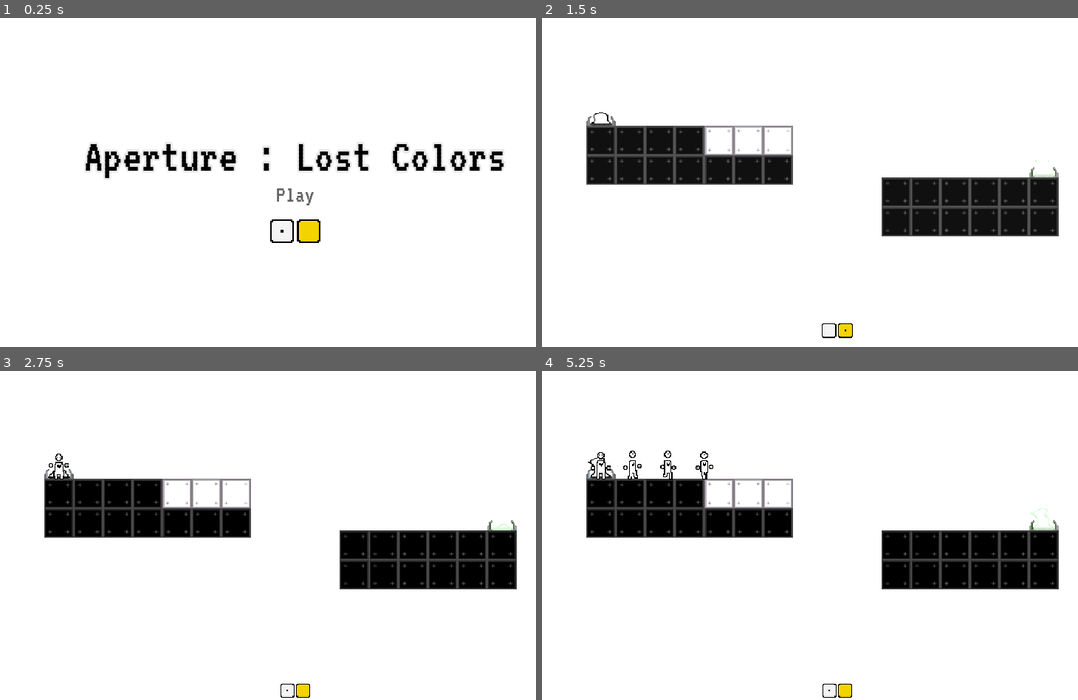
Above: before the commit, frames 1-4 (two rows, left to right).
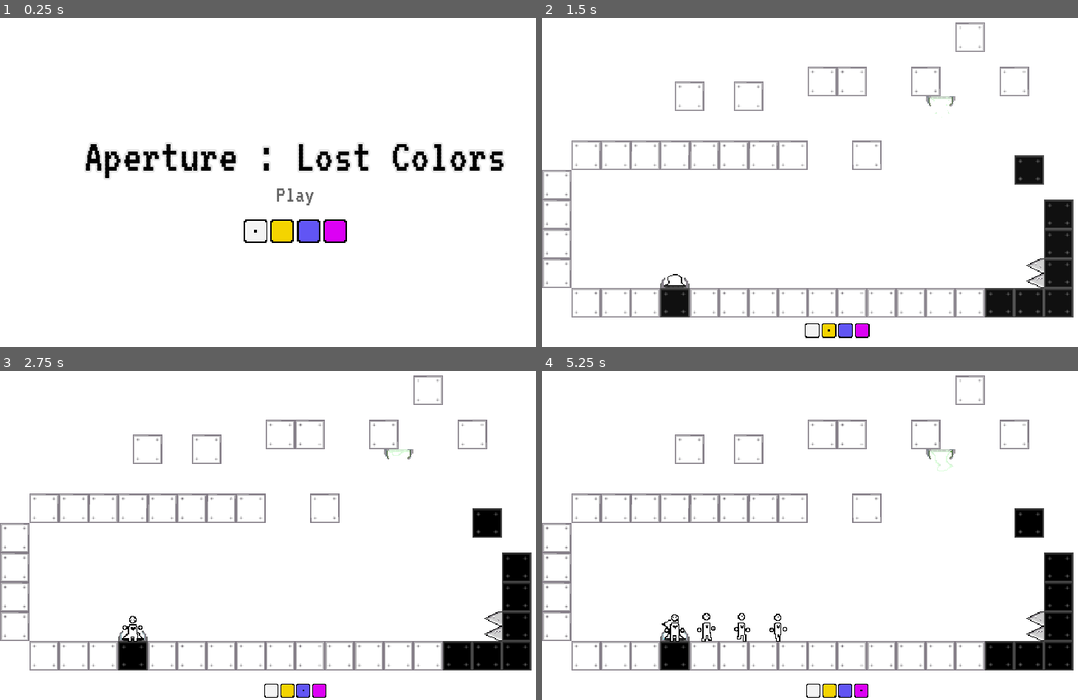
Above: after the commit, the same moments.

Repository: Z-Map/shootingstar
Game: Godot game, scene res://Menu.tscn
The game is run twice, just before and just after one commit, with the same random seed, the same clock (stepped at 60 frames per second) and the same inputs.
Inputs (mouse positions are in pixels of both pictures, inside the frame that each line leads up to; where the layout moved, square brackets give the same spot in the first picture):
- Up to frame 1 (0.25 s): no input
- Up to frame 2 (1.5 s): click "Play" at 0.5 s; click (826, 304) [847, 304] at 1.25 s
- Up to frame 3 (2.75 s): click (305, 690) [289, 690] at 2 s
- Up to frame 4 (5.25 s): click (863, 690) [847, 690] at 2.75 s; click (831, 690) at 3.5 s; click (847, 690) at 4.25 s; click (863, 690) [831, 690] at 5 s

The runs differ from the first frame. In frame 1, 0.8% of the frame differs, in the area x 45-65%, y 61-69%; in frame 2, 19%; in frame 3, 19%; in frame 4, 20%, in the area x 0-100%, y 1-100%.

Commit message:
Update WIP

Diff:
--- a/elements/white_tile.tscn
+++ b/elements/white_tile.tscn
@@ -54,7 +54,7 @@
 extents = Vector2( 15.5, 6 )
 
 [sub_resource type="RectangleShape2D" id=4]
-extents = Vector2( 8, 16 )
+extents = Vector2( 10, 16 )
 
 [node name="WhiteTile" type="StaticBody2D"]
 input_pickable = true
--- a/levels/Testlevel.tscn
+++ b/levels/Testlevel.tscn
@@ -1,10 +1,11 @@
-[gd_scene load_steps=6 format=2]
+[gd_scene load_steps=7 format=2]
 
 [ext_resource path="res://elements/SpawnPoint.tscn" type="PackedScene" id=1]
 [ext_resource path="res://elements/ExitPoint.tscn" type="PackedScene" id=2]
 [ext_resource path="res://elements/white_tile.tscn" type="PackedScene" id=3]
 [ext_resource path="res://elements/black_tile.tscn" type="PackedScene" id=4]
-[ext_resource path="res://elements/DeadTrigger.tscn" type="PackedScene" id=5]
+[ext_resource path="res://elements/spike_tile.tscn" type="PackedScene" id=5]
+[ext_resource path="res://elements/DeadTrigger.tscn" type="PackedScene" id=6]
 
 [node name="tuto1" type="Node2D"]
 
@@ -24,245 +25,150 @@
 
 [node name="WhiteTile" parent="Level" instance=ExtResource( 3 )]
 position = Vector2( 176, 336 )
-min_anim_time = 1.0
-max_anim_time = 5.0
-current_paint = 0
 
 [node name="WhiteTile27" parent="Level" instance=ExtResource( 3 )]
 position = Vector2( 16, 304 )
 rotation = 1.5708
-min_anim_time = 1.0
-max_anim_time = 5.0
-current_paint = 0
 
 [node name="WhiteTile29" parent="Level" instance=ExtResource( 3 )]
 position = Vector2( 16, 272 )
 rotation = 1.5708
-min_anim_time = 1.0
-max_anim_time = 5.0
-current_paint = 0
 
 [node name="WhiteTile30" parent="Level" instance=ExtResource( 3 )]
 position = Vector2( 16, 240 )
 rotation = 1.5708
-min_anim_time = 1.0
-max_anim_time = 5.0
-current_paint = 0
 
 [node name="WhiteTile33" parent="Level" instance=ExtResource( 3 )]
 position = Vector2( 16, 208 )
 rotation = 1.5708
-min_anim_time = 1.0
-max_anim_time = 5.0
-current_paint = 0
 
 [node name="WhiteTile15" parent="Level" instance=ExtResource( 3 )]
 position = Vector2( 224, 112 )
 rotation = -3.14159
-min_anim_time = 1.0
-max_anim_time = 5.0
-current_paint = 0
 
 [node name="WhiteTile2" parent="Level" instance=ExtResource( 3 )]
 position = Vector2( 208, 336 )
-min_anim_time = 1.0
-max_anim_time = 5.0
-current_paint = 0
 
 [node name="WhiteTile23" parent="Level" instance=ExtResource( 3 )]
 position = Vector2( 48, 336 )
-min_anim_time = 1.0
-max_anim_time = 5.0
-current_paint = 0
 
 [node name="WhiteTile13" parent="Level" instance=ExtResource( 3 )]
 position = Vector2( 272, 176 )
 rotation = -3.14159
-min_anim_time = 1.0
-max_anim_time = 5.0
-current_paint = 0
 
 [node name="WhiteTile3" parent="Level" instance=ExtResource( 3 )]
 position = Vector2( 240, 336 )
-min_anim_time = 1.0
-max_anim_time = 5.0
-current_paint = 0
 
 [node name="WhiteTile28" parent="Level" instance=ExtResource( 3 )]
 position = Vector2( 80, 336 )
-min_anim_time = 1.0
-max_anim_time = 5.0
-current_paint = 0
 
 [node name="WhiteTile16" parent="Level" instance=ExtResource( 3 )]
-position = Vector2( 304, 272 )
+position = Vector2( 416, 96 )
 rotation = -1.5708
-min_anim_time = 1.0
-max_anim_time = 5.0
-current_paint = 0
 
 [node name="WhiteTile31" parent="Level" instance=ExtResource( 3 )]
-position = Vector2( 304, 304 )
+position = Vector2( 352, 176 )
 rotation = -1.5708
-min_anim_time = 1.0
-max_anim_time = 5.0
-current_paint = 0
 
 [node name="WhiteTile21" parent="Level" instance=ExtResource( 3 )]
-position = Vector2( 304, 240 )
+position = Vector2( 464, 48 )
 rotation = -1.5708
-min_anim_time = 1.0
-max_anim_time = 5.0
-current_paint = 0
 
 [node name="WhiteTile32" parent="Level" instance=ExtResource( 3 )]
-position = Vector2( 304, 208 )
+position = Vector2( 512, 96 )
 rotation = -1.5708
-min_anim_time = 1.0
-max_anim_time = 5.0
-current_paint = 0
 
 [node name="WhiteTile17" parent="Level" instance=ExtResource( 3 )]
 position = Vector2( 80, 176 )
 rotation = -3.14159
-min_anim_time = 1.0
-max_anim_time = 5.0
-current_paint = 0
 
 [node name="WhiteTile4" parent="Level" instance=ExtResource( 3 )]
 position = Vector2( 272, 336 )
-min_anim_time = 1.0
-max_anim_time = 5.0
-current_paint = 0
 
 [node name="WhiteTile25" parent="Level" instance=ExtResource( 3 )]
 position = Vector2( 112, 336 )
-min_anim_time = 1.0
-max_anim_time = 5.0
-current_paint = 0
 
 [node name="WhiteTile14" parent="Level" instance=ExtResource( 3 )]
 position = Vector2( 304, 96 )
 rotation = -3.14159
-min_anim_time = 1.0
-max_anim_time = 5.0
-current_paint = 0
 
 [node name="WhiteTile18" parent="Level" instance=ExtResource( 3 )]
 position = Vector2( 112, 176 )
 rotation = -3.14159
-min_anim_time = 1.0
-max_anim_time = 5.0
-current_paint = 0
 
 [node name="WhiteTile5" parent="Level" instance=ExtResource( 3 )]
 position = Vector2( 304, 336 )
-min_anim_time = 1.0
-max_anim_time = 5.0
-current_paint = 0
 
 [node name="WhiteTile26" parent="Level" instance=ExtResource( 3 )]
-position = Vector2( 384, 176 )
-min_anim_time = 1.0
-max_anim_time = 5.0
-current_paint = 0
+position = Vector2( 432, 336 )
 
 [node name="WhiteTile12" parent="Level" instance=ExtResource( 3 )]
 position = Vector2( 336, 96 )
 rotation = -3.14159
-min_anim_time = 1.0
-max_anim_time = 5.0
-current_paint = 0
 
 [node name="WhiteTile19" parent="Level" instance=ExtResource( 3 )]
 position = Vector2( 48, 176 )
 rotation = -3.14159
-min_anim_time = 1.0
-max_anim_time = 5.0
-current_paint = 0
 
 [node name="WhiteTile6" parent="Level" instance=ExtResource( 3 )]
 position = Vector2( 336, 336 )
-min_anim_time = 1.0
-max_anim_time = 5.0
-current_paint = 0
 
 [node name="WhiteTile24" parent="Level" instance=ExtResource( 3 )]
-position = Vector2( 416, 176 )
-min_anim_time = 1.0
-max_anim_time = 5.0
-current_paint = 0
+position = Vector2( 400, 336 )
 
 [node name="WhiteTile7" parent="Level" instance=ExtResource( 3 )]
 position = Vector2( 368, 336 )
-min_anim_time = 1.0
-max_anim_time = 5.0
-current_paint = 0
 
 [node name="WhiteTile22" parent="Level" instance=ExtResource( 3 )]
-position = Vector2( 448, 176 )
-min_anim_time = 1.0
-max_anim_time = 5.0
-current_paint = 0
+position = Vector2( 464, 336 )
 
 [node name="WhiteTile8" parent="Level" instance=ExtResource( 3 )]
 position = Vector2( 176, 176 )
 rotation = -3.14159
-min_anim_time = 1.0
-max_anim_time = 5.0
-current_paint = 0
 
 [node name="WhiteTile9" parent="Level" instance=ExtResource( 3 )]
 position = Vector2( 208, 176 )
 rotation = -3.14159
-min_anim_time = 1.0
-max_anim_time = 5.0
-current_paint = 0
 
 [node name="WhiteTile10" parent="Level" instance=ExtResource( 3 )]
 position = Vector2( 144, 176 )
 rotation = -3.14159
-min_anim_time = 1.0
-max_anim_time = 5.0
-current_paint = 0
 
 [node name="WhiteTile20" parent="Level" instance=ExtResource( 3 )]
 position = Vector2( 240, 176 )
 rotation = -3.14159
-min_anim_time = 1.0
-max_anim_time = 5.0
-current_paint = 0
 
 [node name="WhiteTile11" parent="Level" instance=ExtResource( 3 )]
 position = Vector2( 160, 112 )
 rotation = -3.14159
-min_anim_time = 1.0
-max_anim_time = 5.0
-current_paint = 0
 
 [node name="BlackTile" parent="Level" instance=ExtResource( 4 )]
 position = Vector2( 144, 336 )
 
 [node name="BlackTile3" parent="Level" instance=ExtResource( 4 )]
-position = Vector2( 512, 288 )
+position = Vector2( 560, 272 )
 
 [node name="BlackTile5" parent="Level" instance=ExtResource( 4 )]
-position = Vector2( 480, 320 )
+position = Vector2( 496, 336 )
 
 [node name="BlackTile8" parent="Level" instance=ExtResource( 4 )]
-position = Vector2( 512, 320 )
+position = Vector2( 528, 336 )
 
 [node name="BlackTile7" parent="Level" instance=ExtResource( 4 )]
 position = Vector2( 528, 192 )
 
 [node name="BlackTile2" parent="Level" instance=ExtResource( 4 )]
-position = Vector2( 464, 272 )
+position = Vector2( 560, 336 )
 
 [node name="BlackTile4" parent="Level" instance=ExtResource( 4 )]
-position = Vector2( 512, 256 )
+position = Vector2( 560, 240 )
 
 [node name="BlackTile6" parent="Level" instance=ExtResource( 4 )]
-position = Vector2( 464, 208 )
+position = Vector2( 560, 304 )
 
-[node name="DeadTrigger" parent="." instance=ExtResource( 5 )]
+[node name="SpikeTile" parent="Level/BlackTile6" instance=ExtResource( 5 )]
+position = Vector2( -32, 0 )
+rotation = -1.5708
+
+[node name="DeadTrigger" parent="." instance=ExtResource( 6 )]
 scale = Vector2( 0.5, 0.5 )
--- a/levels/lvl6.tscn
+++ b/levels/lvl6.tscn
@@ -23,12 +23,15 @@
 
 [node name="WhiteTile11" parent="Level" instance=ExtResource( 3 )]
 position = Vector2( 176, 144 )
+rotation = 1.5708
 
 [node name="WhiteTile12" parent="Level" instance=ExtResource( 3 )]
 position = Vector2( 400, 336 )
+rotation = -1.5708
 
 [node name="WhiteTile13" parent="Level" instance=ExtResource( 3 )]
 position = Vector2( 368, 112 )
+rotation = 3.14159
 
 [node name="WhiteTile14" parent="Level" instance=ExtResource( 3 )]
 position = Vector2( 208, 272 )
--- a/levels/lvl7.tscn
+++ b/levels/lvl7.tscn
@@ -16,39 +16,24 @@
 [node name="SpawnPoint" parent="." instance=ExtResource( 1 )]
 position = Vector2( 16, 256 )
 
-[node name="SpawnPoint2" parent="." instance=ExtResource( 1 )]
-position = Vector2( 16, 256 )
-
 [node name="ExitPoint" parent="." instance=ExtResource( 2 )]
-position = Vector2( 512, 128 )
+position = Vector2( 496, 128 )
 rotation = -3.14159
 
 [node name="Level" type="Node2D" parent="."]
 
 [node name="WhiteTile12" parent="Level" instance=ExtResource( 3 )]
 position = Vector2( 112, 288 )
-min_anim_time = 1.0
-max_anim_time = 5.0
-current_paint = 0
 
 [node name="WhiteTile14" parent="Level" instance=ExtResource( 3 )]
 position = Vector2( 352, 272 )
-min_anim_time = 1.0
-max_anim_time = 5.0
-current_paint = 0
 
 [node name="WhiteTile15" parent="Level" instance=ExtResource( 3 )]
 position = Vector2( 416, 272 )
-min_anim_time = 1.0
-max_anim_time = 5.0
-current_paint = 0
 
 [node name="WhiteTile13" parent="Level" instance=ExtResource( 3 )]
 position = Vector2( 208, 128 )
 rotation = -1.5708
-min_anim_time = 1.0
-max_anim_time = 5.0
-current_paint = 0
 
 [node name="BlackTile2" parent="Level" instance=ExtResource( 4 )]
 position = Vector2( 16, 288 )
@@ -87,7 +72,7 @@
 position = Vector2( 480, 272 )
 
 [node name="BlackTile32" parent="Level" instance=ExtResource( 4 )]
-position = Vector2( 320, 208 )
+position = Vector2( 320, 192 )
 
 [node name="BlackTile38" parent="Level" instance=ExtResource( 4 )]
 position = Vector2( 448, 272 )
@@ -105,7 +90,7 @@
 position = Vector2( 320, 272 )
 
 [node name="BlackTile37" parent="Level" instance=ExtResource( 4 )]
-position = Vector2( 480, 96 )
+position = Vector2( 464, 96 )
 
 [node name="BlackTile13" parent="Level" instance=ExtResource( 4 )]
 position = Vector2( 208, 224 )
@@ -117,7 +102,7 @@
 position = Vector2( 320, 304 )
 
 [node name="BlackTile35" parent="Level" instance=ExtResource( 4 )]
-position = Vector2( 512, 96 )
+position = Vector2( 496, 96 )
 
 [node name="BlackTile14" parent="Level" instance=ExtResource( 4 )]
 position = Vector2( 208, 256 )
@@ -129,7 +114,7 @@
 position = Vector2( 320, 336 )
 
 [node name="BlackTile36" parent="Level" instance=ExtResource( 4 )]
-position = Vector2( 448, 96 )
+position = Vector2( 432, 96 )
 
 [node name="BlackTile15" parent="Level" instance=ExtResource( 4 )]
 position = Vector2( 224, 368 )
@@ -144,7 +129,7 @@
 position = Vector2( 544, 272 )
 
 [node name="BlackTile39" parent="Level" instance=ExtResource( 4 )]
-position = Vector2( 384, 208 )
+position = Vector2( 384, 192 )
 
 [node name="BlackTile34" parent="Level" instance=ExtResource( 4 )]
 position = Vector2( 384, 272 )
@@ -159,7 +144,7 @@
 position = Vector2( 512, 272 )
 
 [node name="BlackTile31" parent="Level" instance=ExtResource( 4 )]
-position = Vector2( 352, 208 )
+position = Vector2( 352, 192 )
 
 [node name="BlackTile10" parent="Level" instance=ExtResource( 4 )]
 position = Vector2( 208, 96 )
--- a/levels/lvl9.tscn
+++ b/levels/lvl9.tscn
@@ -14,9 +14,6 @@
 zoom = Vector2( 0.4, 0.4 )
 
 [node name="SpawnPoint" parent="." instance=ExtResource( 1 )]
-position = Vector2( 128, 336 )
-
-[node name="SpawnPoint2" parent="." instance=ExtResource( 1 )]
 position = Vector2( 128, 336 )
 
 [node name="ExitPoint" parent="." instance=ExtResource( 2 )]
--- a/scripts/Character.gd
+++ b/scripts/Character.gd
@@ -12,6 +12,7 @@
 export (float) var speed_modif: float = 0.05
 export (float) var flash_speed: float = 5.0
 
+export (Color) var flash_color: Color = Color.orange
 
 export (int) var anim_idle_start: int = 0
 export (int) var anim_idle_end: int = 4
@@ -139,23 +140,25 @@
 			touch_paint = true
 	if not touch_paint:
 		last_jump_bloc = 0
+	return bump
 
 func _physics_process(delta):
 	if dead or go_to_heaven:
 		return
 	if flash:
-		speed_mult += ((flash_speed - speed_mult) / 2) * delta
+		speed_mult = clamp(speed_mult + (flash_speed * delta), 1.0, flash_speed)
 	elif speed_mult > 1.0:
-		speed_mult = clamp(speed_mult - speed_modif, 1.0, flash_speed)
-	inertia += gravity_dir * gravity_force * delta
-	if speed_mult > 1.0:
-		speed_mult = clamp(speed_mult - speed_modif, 1.0, .0)
+		speed_mult = clamp(speed_mult - (flash_speed * delta), 1.0, flash_speed)
 	if walking:
 		target_velocity = direction * walk_speed * speed_mult
+		var dif = target_velocity.length() - inertia.length()
+		if dif > 0:
+			inertia += target_velocity * (dif / target_velocity.length())
+		elif dif < 0:
+			inertia -= (inertia * (abs(dif) / inertia.length())) * delta * speed_mult
 	else:
 		target_velocity = Vector2(0,0)
-	if (inertia * direction.abs()).length() < target_velocity.length():
-		inertia += target_velocity
+	inertia += gravity_dir * gravity_force * delta
 	var snap = gravity_dir
 	velocity = move_and_slide_with_snap(inertia, snap, -gravity_dir)
 	var bump = process_collision()
@@ -178,6 +181,10 @@
 
 # Called every frame. 'delta' is the elapsed time since the previous frame.
 func _process(delta):
+	if flash:
+		$CharSprite.modulate = flash_color
+	else:
+		$CharSprite.modulate = Color.white
 	transition += delta
 	if go_to_heaven:
 		$CharSprite.global_transform.origin.y -= 32 * delta
@@ -206,13 +213,16 @@
 	$CharSprite.scale.y = -$CharSprite.scale.y
 	gravity = gravity_dir
 
-func change_gravity(surface_vec:Vector2):
+func change_gravity(surface_vec:Vector2, bloc_id: int):
+	if bloc_id == last_gravity_bloc:
+		return false
+	last_gravity_bloc = bloc_id
 	if abs(surface_vec.x) > 0.01:
 		if gravity_x:
 			invert_gravity()
 		else:
 			gravity_x = true
-			direction = Vector2(0.0, direction.x * gravity_dir.y * -surface_vec.x)
+			direction = Vector2(0.0, gravity_dir.y * -surface_vec.x)
 			gravity_dir = Vector2(-surface_vec.x, 0)
 			$CharSprite.scale.x =  abs($CharSprite.scale.x) * direction.y
 			$CharSprite.scale.y =  abs($CharSprite.scale.y) * gravity_dir.x
@@ -222,7 +232,7 @@
 	else:
 		if gravity_x:
 			gravity_x = false
-			direction = Vector2(direction.y * gravity_dir.x * -surface_vec.y, 0.0)
+			direction = Vector2(gravity_dir.x * -surface_vec.y, 0.0)
 			gravity_dir = Vector2(0, -surface_vec.y)
 			$CharSprite.scale.x =  abs($CharSprite.scale.x) * direction.x
 			$CharSprite.scale.y =  abs($CharSprite.scale.y) * gravity_dir.y
@@ -231,6 +241,7 @@
 		else:
 			invert_gravity()
 		inertia.y = 0.0
+	return true
 
 func kill():
 	dead = true
--- a/scripts/Global.gd
+++ b/scripts/Global.gd
@@ -24,10 +24,11 @@
 	preload("res://levels/lvl8.tscn"),
 	preload("res://levels/lvl9.tscn"),
 	preload("res://levels/lvl10.tscn"),
-	preload("res://levels/lvl11.tscn")
+	preload("res://levels/lvl11.tscn"),
+	preload("res://levels/Testlevel.tscn")
 	]
 
-var current_level := 0
+var current_level := 11
 
 func _ready():
 	var root = get_tree().get_root()
--- a/scripts/Tile.gd
+++ b/scripts/Tile.gd
@@ -105,4 +105,4 @@
 
 func _on_gavity_area_body_entered(body):
 	print(transform.y)
-	body.change_gravity(transform.y)
+	body.change_gravity(-transform.y, get_rid().get_id())
